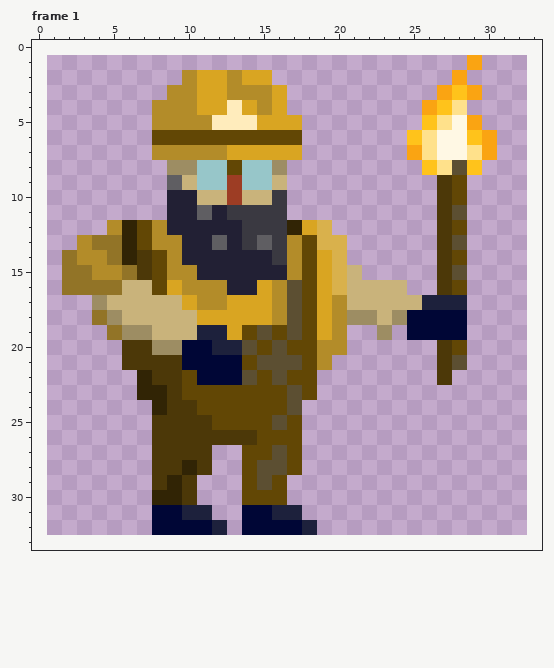
A pixel-art file gets an edit: Esperienze/Art/MinerTest.aseprite. Above is the file before it was changed.
32x32 pixels, 2 frames. Shown: frame 1. The old version is drawn lined up with the new one, on the new canvas.
And afterwards:
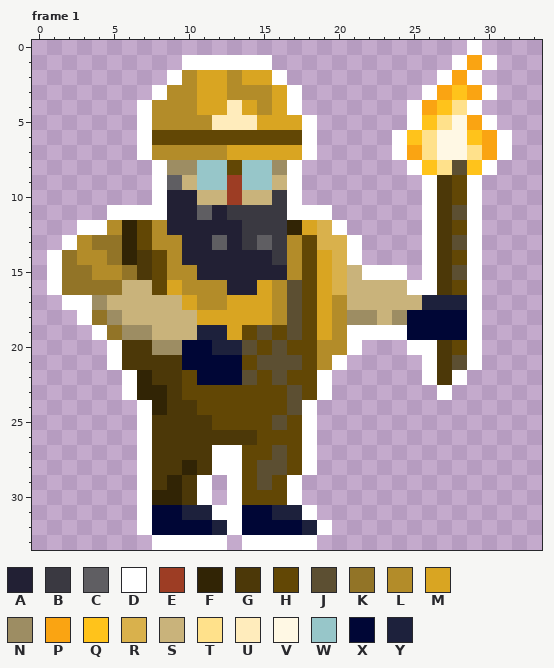
Palette (. is transparent): A #222034  B #3a3941  C #5f5e62  D #ffffff  E #9d3d24  F #312405  G #4c3808  H #624705  J #5c4f32  K #927427  L #b38c29  M #d9a522  N #9d8d63  P #faa412  Q #ffc31b  R #d9b14c  S #c9b37b  T #ffe18b  U #ffecbc  V #fff8e4  W #97c6c9  X #000636  Y #1d213c
Change:
canvas 32x32 -> 34x34, the old top-left corner now at 1,1
Frame 1:
y 0: x 29 . -> D
y 1: x 10..15 ...... -> DDDDDD; x 28 . -> D; x 30 . -> D
y 2: x 9 . -> D; x 16 . -> D; x 27 . -> D; x 29 . -> D
y 3: x 8 . -> D; x 17 . -> D; x 26 . -> D; x 30 . -> D
y 4: x 7 . -> D; x 17 . -> D; x 25 . -> D; x 29 . -> D
y 5: x 7 . -> D; x 18 . -> D; x 25 . -> D; x 30 . -> D
y 6..7: x 7 . -> D; x 18 . -> D; x 24 . -> D; x 31 . -> D
y 8: x 8 . -> D; x 17 . -> D; x 25 . -> D; x 30 . -> D
y 9..10: x 8 . -> D; x 17 . -> D; x 26 . -> D; x 29 . -> D
y 11: x 5..8 .... -> DDDD; x 17..19 ... -> DDD; x 26 . -> D; x 29 . -> D
y 12: x 3..4 .. -> DD; x 20 . -> D; x 26 . -> D; x 29 . -> D
y 13: x 2 . -> D; x 21 . -> D; x 26 . -> D; x 29 . -> D
y 14: x 1 . -> D; x 21 . -> D; x 26 . -> D; x 29 . -> D
y 15: x 1 . -> D; x 22..24 ... -> DDD; x 26 . -> D; x 29 . -> D
y 16: x 1 . -> D; x 25..26 .. -> DD; x 29 . -> D
y 17: x 2..3 .. -> DD; x 29 . -> D
y 18: x 3 . -> D; x 29 . -> D
y 19: x 4 . -> D; x 21..24 ..N. -> DDDD; x 29 . -> D
y 20: x 5 . -> D; x 21 . -> D; x 25..26 .. -> DD; x 29 . -> D
y 21: x 5 . -> D; x 20 . -> D; x 26 . -> D; x 29 . -> D
y 22: x 6 . -> D; x 19 . -> D; x 26 . -> D; x 28 . -> D
y 23: x 6 . -> D; x 19 . -> D; x 27 . -> D
y 24..26: x 7 . -> D; x 18 . -> D
y 27..28: x 7 . -> D; x 12..13 .. -> DD; x 18 . -> D
y 29..30: x 7 . -> D; x 11 . -> D; x 13 . -> D; x 17 . -> D
y 31: x 7 . -> D; x 12..13 .. -> DD; x 18 . -> D
y 32: x 7 . -> D; x 13 . -> D; x 19 . -> D
y 33: x 8..12 ..... -> DDDDD; x 14..18 ..... -> DDDDD
Pixel boxes of the changes (left, top, right, bottom) in both pictures:
changed: (47, 40, 512, 550)
